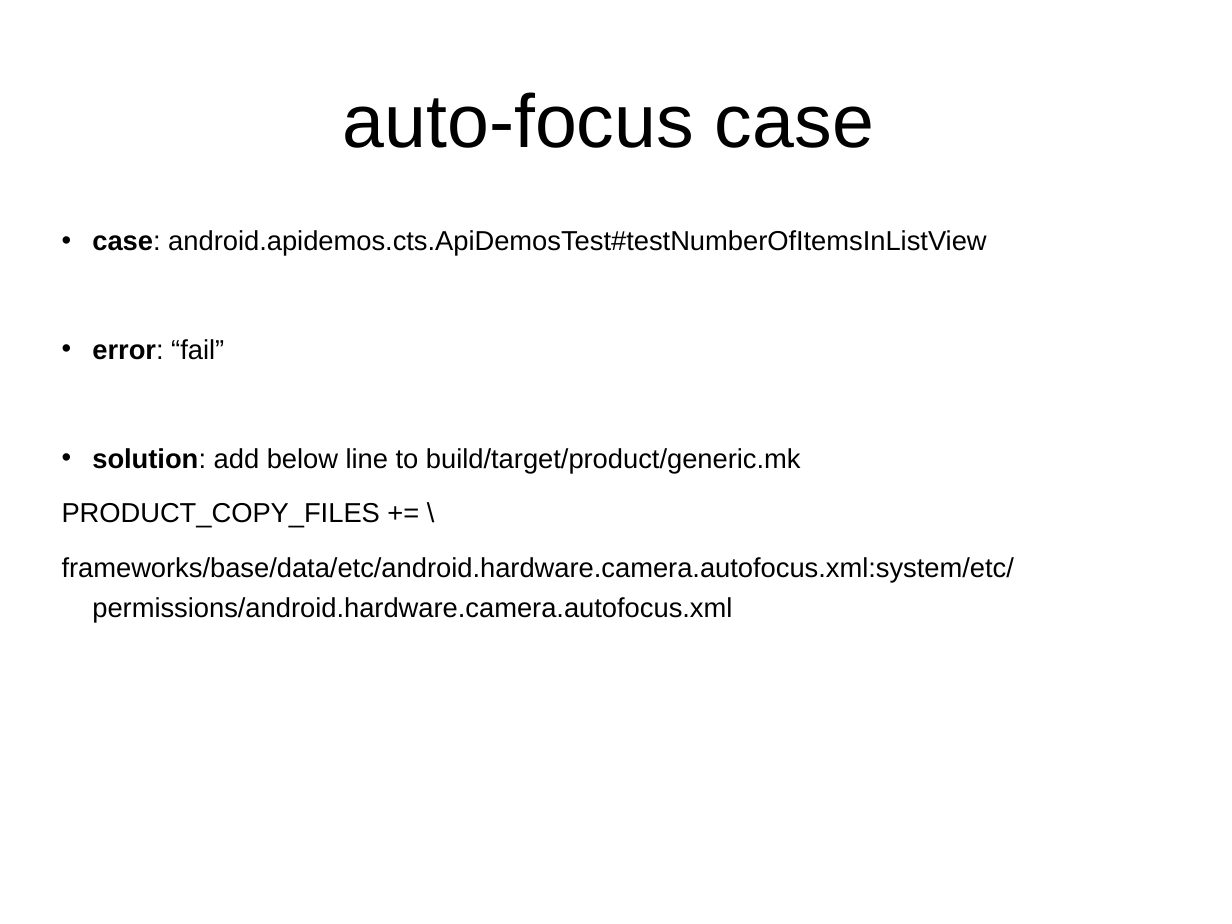
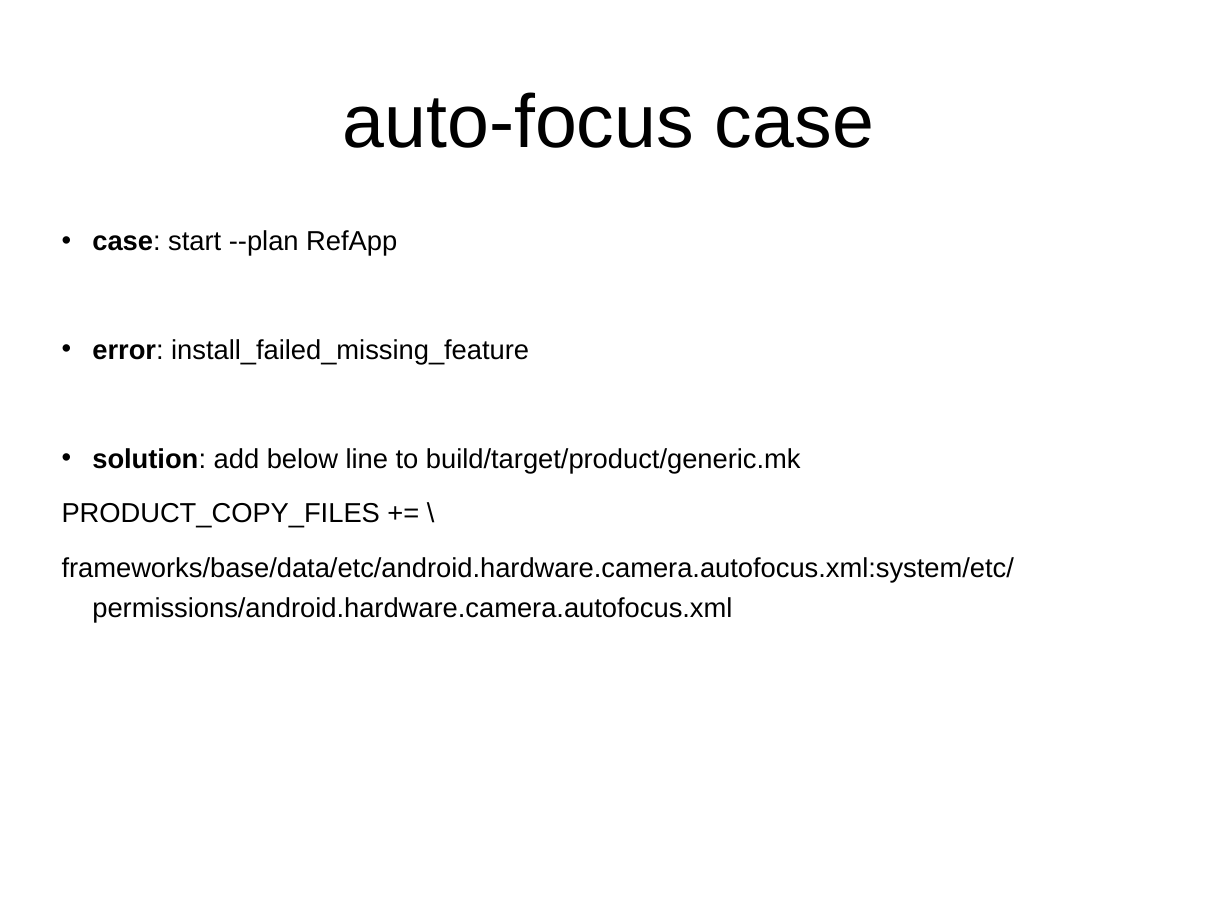
Before and after one commit to widerules/system-information, a slide deck: slide 24 of cts/CTS-training.ppt. Drawn at 1232x924 pixels with LibreOffice and Linux fonts; fonts in the diff are those of the drawing; background and template pictures are left out. Boxes give left, top, right and bottom in pixels: in the first picture for what was removed or moved away, otherwise in the second. Text is boxed around its words. In the diff, an @@ line names an element or a change of style, - is before the commit and + after.

Commit message:
jingtao: add 1 case

```diff
--- a/cts/CTS-training.ppt
+++ b/cts/CTS-training.ppt
@@ text at [92,230,529,365]: text changed @@
-• case: android.apidemos.cts.ApiDemosTest#testNumberOfItemsInListView
-• error: “fail”
+• case: start --plan RefApp
+• error: install_failed_missing_feature
```
Also in this commit, not shown: 3 other slides changed.
